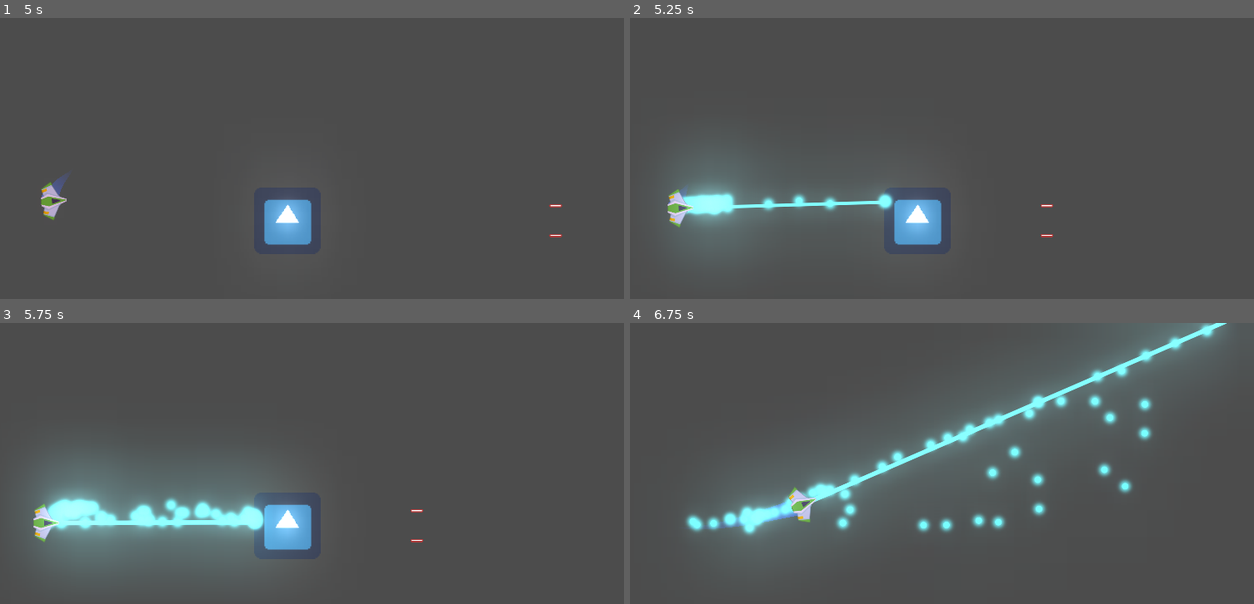
Above: before the commit, frames 1-4 (two rows, left to right).
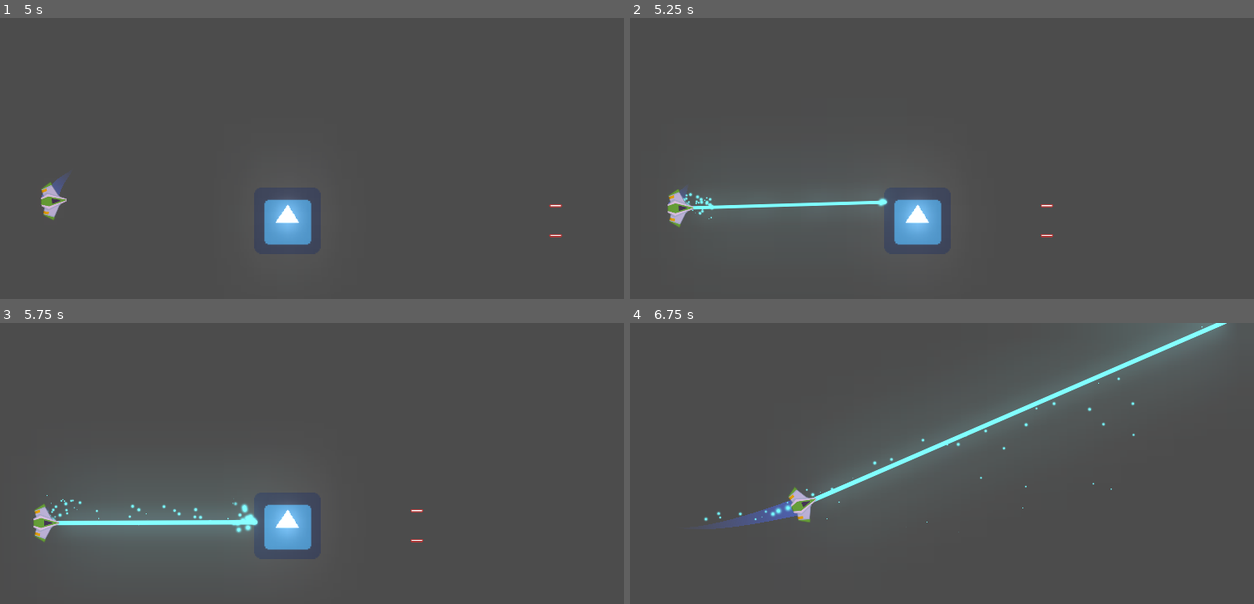
Above: after the commit, the same moments.

Repository: ismael29h/mete0rit0s-juego
Game: Godot game, scene res://Juego/Niveles/NivelTest.tscn
Same seed, same stepped clock (60 frames per second), same inputs: the game is played once before the commit and once after it. The engine's default icon, where the game draws it, is replaced by a stand-in: a white triangle on a blue panel in a dark square.
Inputs (mouse positions are in pixels of both pictures, inside the frame that each line leads up to):
- Up to frame 1 (5 s): move the mouse to (436, 186) at 0.52 s; hold W (mover_adelante) 0.53-1.28 s; hold Space (disparo_principal) 0.53-1.28 s; move the mouse to (156, 223) at 1.27 s; tap Shift (disparo_secundario) at 1.35 s; tap Enter at 2 s; move the mouse to (355, 121) at 2.02 s; hold A (mover_antihorario) 2.03-2.78 s; hold W (mover_adelante) 2.03-3.53 s; move the mouse to (255, 279) at 2.77 s; tap S (mover_atrás) at 2.85 s; move the mouse to (492, 262) at 3.52 s; hold D (mover_horario) 3.53-4.28 s; move the mouse to (93, 150) at 4.27 s; tap Space (disparo_principal) at 4.35 s
- Up to frame 2 (5.25 s): move the mouse to (954, 206) at 5.02 s; tap Shift (disparo_secundario) at 5.1 s
- Up to frame 3 (5.75 s): no input
- Up to frame 4 (6.75 s): move the mouse to (823, 415) at 5.77 s; hold W (mover_adelante) from 5.78 s (still down); tap A (mover_antihorario) at 5.85 s; move the mouse to (1066, 491) at 6.52 s; hold S (mover_atrás) from 6.53 s (still down)

Frame 1 is identical in both runs. In frame 2, 2.1% of the frame differs, in the area x 7-43%, y 55-77%; in frame 3, 6.3%; in frame 4, 6.4%, in the area x 8-94%, y 0-79%.

Commit message:
Láser y explosión del Player mejorado significativamente

Diff:
--- a/Juego/Explosiones/Explosion.tscn
+++ /dev/null
@@ -1,217 +0,0 @@
-[gd_scene load_steps=6 format=2]
-
-[ext_resource path="res://Juego/Explosiones/sparkle.png" type="Texture" id=1]
-[ext_resource path="res://Juego/Explosiones/ExplosionPlayer.ogg" type="AudioStream" id=2]
-[ext_resource path="res://Juego/Explosiones/puff.png" type="Texture" id=3]
-[ext_resource path="res://Juego/Explosiones/puff_smooth.png" type="Texture" id=5]
-
-[sub_resource type="Animation" id=17]
-length = 3.0
-step = 0.05
-tracks/0/type = "value"
-tracks/0/path = NodePath("FireBurstParticles2D:emitting")
-tracks/0/interp = 1
-tracks/0/loop_wrap = true
-tracks/0/imported = false
-tracks/0/enabled = true
-tracks/0/keys = {
-"times": PoolRealArray( 0, 0.5 ),
-"transitions": PoolRealArray( 1, 1 ),
-"update": 1,
-"values": [ true, false ]
-}
-tracks/1/type = "value"
-tracks/1/path = NodePath("SparkleParticles2D:emitting")
-tracks/1/interp = 1
-tracks/1/loop_wrap = true
-tracks/1/imported = false
-tracks/1/enabled = true
-tracks/1/keys = {
-"times": PoolRealArray( 0, 0.5 ),
-"transitions": PoolRealArray( 1, 1 ),
-"update": 1,
-"values": [ true, false ]
-}
-tracks/2/type = "value"
-tracks/2/path = NodePath("SmokeParticles2D:emitting")
-tracks/2/interp = 1
-tracks/2/loop_wrap = true
-tracks/2/imported = false
-tracks/2/enabled = true
-tracks/2/keys = {
-"times": PoolRealArray( 0, 0.5 ),
-"transitions": PoolRealArray( 1, 1 ),
-"update": 1,
-"values": [ true, false ]
-}
-tracks/3/type = "value"
-tracks/3/path = NodePath("FireTrails/FireTrailParticles2D5:emitting")
-tracks/3/interp = 1
-tracks/3/loop_wrap = true
-tracks/3/imported = false
-tracks/3/enabled = true
-tracks/3/keys = {
-"times": PoolRealArray( 0, 0.5 ),
-"transitions": PoolRealArray( 1, 1 ),
-"update": 1,
-"values": [ true, false ]
-}
-tracks/4/type = "value"
-tracks/4/path = NodePath("FireTrails/FireTrailParticles2D4:emitting")
-tracks/4/interp = 1
-tracks/4/loop_wrap = true
-tracks/4/imported = false
-tracks/4/enabled = true
-tracks/4/keys = {
-"times": PoolRealArray( 0.05, 0.55 ),
-"transitions": PoolRealArray( 1, 1 ),
-"update": 1,
-"values": [ true, false ]
-}
-tracks/5/type = "value"
-tracks/5/path = NodePath("FireTrails/FireTrailParticles2D3:emitting")
-tracks/5/interp = 1
-tracks/5/loop_wrap = true
-tracks/5/imported = false
-tracks/5/enabled = true
-tracks/5/keys = {
-"times": PoolRealArray( 0.1, 0.6 ),
-"transitions": PoolRealArray( 1, 1 ),
-"update": 1,
-"values": [ true, false ]
-}
-tracks/6/type = "value"
-tracks/6/path = NodePath("FireTrails/FireTrailParticles2D2:emitting")
-tracks/6/interp = 1
-tracks/6/loop_wrap = true
-tracks/6/imported = false
-tracks/6/enabled = true
-tracks/6/keys = {
-"times": PoolRealArray( 0.15, 0.65 ),
-"transitions": PoolRealArray( 1, 1 ),
-"update": 1,
-"values": [ true, false ]
-}
-tracks/7/type = "value"
-tracks/7/path = NodePath("FireTrails/FireTrailParticles2D:emitting")
-tracks/7/interp = 1
-tracks/7/loop_wrap = true
-tracks/7/imported = false
-tracks/7/enabled = true
-tracks/7/keys = {
-"times": PoolRealArray( 0, 0.5 ),
-"transitions": PoolRealArray( 1, 1 ),
-"update": 1,
-"values": [ true, false ]
-}
-tracks/8/type = "audio"
-tracks/8/path = NodePath("ExplosionSFX")
-tracks/8/interp = 1
-tracks/8/loop_wrap = true
-tracks/8/imported = false
-tracks/8/enabled = true
-tracks/8/keys = {
-"clips": [ {
-"end_offset": 0.0,
-"start_offset": 0.0,
-"stream": ExtResource( 2 )
-} ],
-"times": PoolRealArray( 0 )
-}
-
-[node name="Explosion" type="Node2D"]
-z_index = 1
-z_as_relative = false
-
-[node name="SmokeParticles2D" type="CPUParticles2D" parent="."]
-modulate = Color( 0.909804, 0.32549, 0.215686, 1 )
-amount = 32
-lifetime = 1.5
-preprocess = 0.6
-explosiveness = 0.6
-local_coords = false
-texture = ExtResource( 3 )
-gravity = Vector2( 0, 0 )
-initial_velocity = 10.0
-
-[node name="FireTrails" type="Node2D" parent="."]
-
-[node name="FireTrailParticles2D" type="CPUParticles2D" parent="FireTrails"]
-modulate = Color( 0.937255, 0.360784, 0.215686, 1 )
-amount = 50
-lifetime = 0.5
-randomness = 0.5
-local_coords = false
-texture = ExtResource( 5 )
-gravity = Vector2( 0, 0 )
-initial_velocity = 20.0
-
-[node name="FireTrailParticles2D2" type="CPUParticles2D" parent="FireTrails"]
-emitting = false
-amount = 50
-lifetime = 0.5
-randomness = 0.5
-local_coords = false
-draw_order = 1
-texture = ExtResource( 5 )
-initial_velocity = 10.0
-
-[node name="FireTrailParticles2D3" type="CPUParticles2D" parent="FireTrails"]
-modulate = Color( 0.94902, 0.376471, 0.215686, 1 )
-emitting = false
-amount = 50
-lifetime = 0.5
-randomness = 0.5
-local_coords = false
-draw_order = 1
-texture = ExtResource( 5 )
-initial_velocity = 10.0
-
-[node name="FireTrailParticles2D4" type="CPUParticles2D" parent="FireTrails"]
-modulate = Color( 0.980392, 0.443137, 0.219608, 1 )
-emitting = false
-amount = 50
-lifetime = 0.5
-randomness = 0.5
-local_coords = false
-draw_order = 1
-texture = ExtResource( 5 )
-initial_velocity = 10.0
-
-[node name="FireTrailParticles2D5" type="CPUParticles2D" parent="FireTrails"]
-modulate = Color( 0.996078, 0.694118, 0.286275, 1 )
-amount = 50
-lifetime = 0.5
-randomness = 0.5
-local_coords = false
-draw_order = 1
-texture = ExtResource( 5 )
-initial_velocity = 10.0
-
-[node name="FireBurstParticles2D" type="CPUParticles2D" parent="."]
-modulate = Color( 1, 0.788235, 0.309804, 1 )
-amount = 64
-lifetime = 0.5
-explosiveness = 0.3
-randomness = 1.0
-local_coords = false
-draw_order = 1
-texture = ExtResource( 3 )
-gravity = Vector2( 0, 0 )
-initial_velocity = 10.0
-
-[node name="SparkleParticles2D" type="CPUParticles2D" parent="."]
-modulate = Color( 1, 0.890196, 0.639216, 1 )
-amount = 32
-explosiveness = 0.2
-randomness = 1.0
-texture = ExtResource( 1 )
-gravity = Vector2( 0, 0 )
-initial_velocity = 10.0
-
-[node name="AnimationPlayer" type="AnimationPlayer" parent="."]
-autoplay = "Explode"
-anims/Explode = SubResource( 17 )
-
-[node name="ExplosionSFX" type="AudioStreamPlayer2D" parent="."]
-bus = "SFX"
--- /dev/null
+++ b/Juego/Explosiones/ExplosionPlayer/Explosion.tscn
@@ -0,0 +1,374 @@
+[gd_scene load_steps=22 format=2]
+
+[ext_resource path="res://Juego/Explosiones/ExplosionPlayer/sparkle.png" type="Texture" id=1]
+[ext_resource path="res://Juego/Explosiones/ExplosionPlayer/ExplosionPlayer.ogg" type="AudioStream" id=2]
+[ext_resource path="res://Juego/Explosiones/ExplosionPlayer/puff.png" type="Texture" id=3]
+[ext_resource path="res://Juego/Explosiones/ExplosionPlayer/puff_smooth.png" type="Texture" id=5]
+
+[sub_resource type="Curve" id=19]
+_data = [ Vector2( 0, 0.303681 ), 0.0, 3.96743, 0, 0, Vector2( 0.659357, 0.978528 ), -0.131135, -0.131135, 0, 0, Vector2( 0.998538, 0.56135 ), 0.0, 0.0, 0, 0 ]
+
+[sub_resource type="Gradient" id=18]
+offsets = PoolRealArray( 0.048, 0.91, 0.995 )
+colors = PoolColorArray( 0.227451, 0.215686, 0.215686, 1, 0.133333, 0.12549, 0.12549, 1, 0.133333, 0.12549, 0.12549, 0 )
+
+[sub_resource type="Curve" id=24]
+_data = [ Vector2( 0, 0.419515 ), 0.0, 2.46571, 0, 0, Vector2( 0.761364, 1 ), 0.0, 0.0, 0, 0, Vector2( 0.998737, 0.333625 ), 0.0, 0.0, 0, 0 ]
+
+[sub_resource type="Gradient" id=25]
+offsets = PoolRealArray( 0, 0.156, 0.505, 0.833, 1 )
+colors = PoolColorArray( 0.258824, 0.25098, 0.25098, 1, 0.721569, 0.117647, 0.117647, 1, 0.854902, 0.32549, 0.12549, 1, 1, 0.788235, 0.309804, 0.717647, 1, 1, 1, 0 )
+
+[sub_resource type="Curve" id=26]
+_data = [ Vector2( 0, 0.389571 ), 0.0, 2.80004, 0, 0, Vector2( 0.751263, 0.978528 ), 0.0, 0.0, 0, 0, Vector2( 0.993687, 0.365031 ), 0.0, 0.0, 0, 0 ]
+
+[sub_resource type="Gradient" id=27]
+offsets = PoolRealArray( 0, 0.156, 0.505, 0.833, 1 )
+colors = PoolColorArray( 0.258824, 0.25098, 0.25098, 1, 0.721569, 0.117647, 0.117647, 1, 0.854902, 0.32549, 0.12549, 1, 1, 0.788235, 0.309804, 0.717647, 1, 1, 1, 0 )
+
+[sub_resource type="Curve" id=28]
+_data = [ Vector2( 0, 0.380368 ), 0.0, 2.45615, 0, 0, Vector2( 0.761364, 1 ), 0.0, 0.0, 0, 0, Vector2( 0.998737, 0.380368 ), 0.0, 0.0, 0, 0 ]
+
+[sub_resource type="Gradient" id=29]
+offsets = PoolRealArray( 0, 0.156, 0.505, 0.833, 1 )
+colors = PoolColorArray( 0.258824, 0.25098, 0.25098, 1, 0.721569, 0.117647, 0.117647, 1, 0.854902, 0.32549, 0.12549, 1, 1, 0.788235, 0.309804, 0.717647, 1, 1, 1, 0 )
+
+[sub_resource type="Curve" id=30]
+_data = [ Vector2( 0, 0.395706 ), 0.0, 2.55731, 0, 0, Vector2( 0.761364, 1 ), 0.0, 0.0, 0, 0, Vector2( 1, 0.395706 ), 0.0, 0.0, 0, 0 ]
+
+[sub_resource type="Gradient" id=31]
+offsets = PoolRealArray( 0, 0.156, 0.505, 0.833, 1 )
+colors = PoolColorArray( 0.258824, 0.25098, 0.25098, 1, 0.721569, 0.117647, 0.117647, 1, 0.854902, 0.32549, 0.12549, 1, 1, 0.788235, 0.309804, 0.717647, 1, 1, 1, 0 )
+
+[sub_resource type="Curve" id=32]
+_data = [ Vector2( 0.00378788, 0.361963 ), 0.0, 2.65031, 0, 0, Vector2( 0.751263, 1 ), 0.0, 0.0, 0, 0, Vector2( 0.998737, 0.325153 ), -0.694128, 0.0, 0, 0 ]
+
+[sub_resource type="Gradient" id=33]
+offsets = PoolRealArray( 0, 0.156, 0.505, 0.833, 1 )
+colors = PoolColorArray( 0.258824, 0.25098, 0.25098, 1, 0.721569, 0.117647, 0.117647, 1, 0.854902, 0.32549, 0.12549, 1, 1, 0.788235, 0.309804, 0.717647, 1, 1, 1, 0 )
+
+[sub_resource type="Curve" id=20]
+_data = [ Vector2( 0, 0 ), 0.0, 10.4131, 0, 0, Vector2( 0.25, 0.98773 ), 0.149869, 0.149869, 0, 0, Vector2( 0.998538, 0.00613499 ), 0.0, 0.0, 0, 0 ]
+
+[sub_resource type="Gradient" id=21]
+offsets = PoolRealArray( 0, 1.18145e-35, 0.256, 0.596, 1 )
+colors = PoolColorArray( 0.831373, 0.219608, 0.219608, 0, 0.831373, 0.219608, 0.219608, 1, 0.980392, 0.419608, 0.211765, 1, 1, 0.788235, 0.309804, 1, 1, 1, 1, 1 )
+
+[sub_resource type="Curve" id=22]
+_data = [ Vector2( 0, 0.0337423 ), 0.0, 0.0, 0, 0, Vector2( 0.493687, 1 ), 0.0, 0.0, 0, 0, Vector2( 0.998737, 0.0214725 ), 0.0, 0.0, 0, 0 ]
+
+[sub_resource type="Gradient" id=23]
+offsets = PoolRealArray( 0, 0.131, 0.345, 0.607, 1 )
+colors = PoolColorArray( 1, 1, 1, 1, 1, 0.647059, 0.164706, 1, 1, 0.47451, 0.137255, 1, 0.890196, 0.176471, 0.176471, 1, 0.203922, 0.203922, 0.203922, 1 )
+
+[sub_resource type="Animation" id=17]
+length = 3.0
+step = 0.05
+tracks/0/type = "value"
+tracks/0/path = NodePath("FireBurstParticles2D:emitting")
+tracks/0/interp = 1
+tracks/0/loop_wrap = true
+tracks/0/imported = false
+tracks/0/enabled = true
+tracks/0/keys = {
+"times": PoolRealArray( 0, 0.5 ),
+"transitions": PoolRealArray( 1, 1 ),
+"update": 1,
+"values": [ true, false ]
+}
+tracks/1/type = "value"
+tracks/1/path = NodePath("SparkleParticles2D:emitting")
+tracks/1/interp = 1
+tracks/1/loop_wrap = true
+tracks/1/imported = false
+tracks/1/enabled = true
+tracks/1/keys = {
+"times": PoolRealArray( 0, 0.5 ),
+"transitions": PoolRealArray( 1, 1 ),
+"update": 1,
+"values": [ true, false ]
+}
+tracks/2/type = "value"
+tracks/2/path = NodePath("SmokeParticles2D:emitting")
+tracks/2/interp = 1
+tracks/2/loop_wrap = true
+tracks/2/imported = false
+tracks/2/enabled = true
+tracks/2/keys = {
+"times": PoolRealArray( 0, 0.5 ),
+"transitions": PoolRealArray( 1, 1 ),
+"update": 1,
+"values": [ true, false ]
+}
+tracks/3/type = "value"
+tracks/3/path = NodePath("FireTrails/FireTrailParticles2D5:emitting")
+tracks/3/interp = 1
+tracks/3/loop_wrap = true
+tracks/3/imported = false
+tracks/3/enabled = true
+tracks/3/keys = {
+"times": PoolRealArray( 0, 0.5 ),
+"transitions": PoolRealArray( 1, 1 ),
+"update": 1,
+"values": [ true, false ]
+}
+tracks/4/type = "value"
+tracks/4/path = NodePath("FireTrails/FireTrailParticles2D4:emitting")
+tracks/4/interp = 1
+tracks/4/loop_wrap = true
+tracks/4/imported = false
+tracks/4/enabled = true
+tracks/4/keys = {
+"times": PoolRealArray( 0.05, 0.55 ),
+"transitions": PoolRealArray( 1, 1 ),
+"update": 1,
+"values": [ true, false ]
+}
+tracks/5/type = "value"
+tracks/5/path = NodePath("FireTrails/FireTrailParticles2D3:emitting")
+tracks/5/interp = 1
+tracks/5/loop_wrap = true
+tracks/5/imported = false
+tracks/5/enabled = true
+tracks/5/keys = {
+"times": PoolRealArray( 0.1, 0.6 ),
+"transitions": PoolRealArray( 1, 1 ),
+"update": 1,
+"values": [ true, false ]
+}
+tracks/6/type = "value"
+tracks/6/path = NodePath("FireTrails/FireTrailParticles2D2:emitting")
+tracks/6/interp = 1
+tracks/6/loop_wrap = true
+tracks/6/imported = false
+tracks/6/enabled = true
+tracks/6/keys = {
+"times": PoolRealArray( 0.15, 0.65 ),
+"transitions": PoolRealArray( 1, 1 ),
+"update": 1,
+"values": [ true, false ]
+}
+tracks/7/type = "value"
+tracks/7/path = NodePath("FireTrails/FireTrailParticles2D:emitting")
+tracks/7/interp = 1
+tracks/7/loop_wrap = true
+tracks/7/imported = false
+tracks/7/enabled = true
+tracks/7/keys = {
+"times": PoolRealArray( 0, 0.5 ),
+"transitions": PoolRealArray( 1, 1 ),
+"update": 1,
+"values": [ true, false ]
+}
+tracks/8/type = "audio"
+tracks/8/path = NodePath("ExplosionSFX")
+tracks/8/interp = 1
+tracks/8/loop_wrap = true
+tracks/8/imported = false
+tracks/8/enabled = true
+tracks/8/keys = {
+"clips": [ {
+"end_offset": 0.0,
+"start_offset": 0.0,
+"stream": ExtResource( 2 )
+} ],
+"times": PoolRealArray( 0 )
+}
+
+[node name="Explosion" type="Node2D"]
+scale = Vector2( 0.5, 0.5 )
+z_index = 1
+z_as_relative = false
+
+[node name="SmokeParticles2D" type="CPUParticles2D" parent="."]
+amount = 16
+lifetime = 3.0
+preprocess = 0.6
+explosiveness = 0.6
+local_coords = false
+texture = ExtResource( 3 )
+emission_shape = 1
+emission_sphere_radius = 40.0
+spread = 180.0
+gravity = Vector2( 0, 0 )
+initial_velocity = 80.0
+initial_velocity_random = 0.6
+angular_velocity = 40.0
+damping = 40.0
+damping_random = 0.5
+angle = 360.0
+angle_random = 1.0
+angle_curve = SubResource( 19 )
+scale_amount = 2.6
+scale_amount_random = 0.5
+color_ramp = SubResource( 18 )
+
+[node name="FireTrails" type="Node2D" parent="."]
+
+[node name="FireTrailParticles2D" type="CPUParticles2D" parent="FireTrails"]
+modulate = Color( 1.2, 1.2, 1.2, 1 )
+amount = 50
+lifetime = 0.5
+randomness = 0.5
+local_coords = false
+texture = ExtResource( 5 )
+emission_shape = 1
+emission_sphere_radius = 15.0
+spread = 180.0
+gravity = Vector2( 0, 0 )
+initial_velocity = 1000.0
+initial_velocity_random = 0.4
+tangential_accel = 1000.0
+tangential_accel_random = 1.0
+damping = 1500.0
+scale_amount = 0.2
+scale_amount_random = 0.2
+scale_amount_curve = SubResource( 24 )
+color_ramp = SubResource( 25 )
+
+[node name="FireTrailParticles2D2" type="CPUParticles2D" parent="FireTrails"]
+modulate = Color( 1.2, 1.2, 1.2, 1 )
+amount = 50
+lifetime = 0.5
+randomness = 0.5
+local_coords = false
+draw_order = 1
+texture = ExtResource( 5 )
+emission_shape = 1
+emission_sphere_radius = 15.0
+spread = 180.0
+gravity = Vector2( 0, 0 )
+initial_velocity = 1000.0
+initial_velocity_random = 0.4
+orbit_velocity = 0.3
+orbit_velocity_random = 1.0
+tangential_accel = 1000.0
+tangential_accel_random = 1.0
+damping = 1500.0
+scale_amount = 0.2
+scale_amount_random = 0.2
+scale_amount_curve = SubResource( 26 )
+color_ramp = SubResource( 27 )
+
+[node name="FireTrailParticles2D3" type="CPUParticles2D" parent="FireTrails"]
+modulate = Color( 1.2, 1.2, 1.2, 1 )
+amount = 50
+lifetime = 0.5
+randomness = 0.5
+local_coords = false
+draw_order = 1
+texture = ExtResource( 5 )
+emission_shape = 1
+emission_sphere_radius = 15.0
+spread = 180.0
+gravity = Vector2( 0, 0 )
+initial_velocity = 1000.0
+initial_velocity_random = 0.4
+orbit_velocity = 0.3
+orbit_velocity_random = 1.0
+tangential_accel = 1000.0
+tangential_accel_random = 1.0
+damping = 1500.0
+scale_amount = 0.2
+scale_amount_random = 0.2
+scale_amount_curve = SubResource( 28 )
+color_ramp = SubResource( 29 )
+
+[node name="FireTrailParticles2D4" type="CPUParticles2D" parent="FireTrails"]
+modulate = Color( 1.2, 1.2, 1.2, 1 )
+amount = 50
+lifetime = 0.5
+randomness = 0.5
+local_coords = false
+draw_order = 1
+texture = ExtResource( 5 )
+emission_shape = 1
+emission_sphere_radius = 15.0
+spread = 180.0
+gravity = Vector2( 0, 0 )
+initial_velocity = 1000.0
+initial_velocity_random = 0.4
+orbit_velocity = 0.3
+orbit_velocity_random = 1.0
+tangential_accel = 1000.0
+tangential_accel_random = 1.0
+damping = 1500.0
+scale_amount = 0.2
+scale_amount_random = 0.2
+scale_amount_curve = SubResource( 30 )
+color_ramp = SubResource( 31 )
+
+[node name="FireTrailParticles2D5" type="CPUParticles2D" parent="FireTrails"]
+modulate = Color( 1.2, 1.2, 1.2, 1 )
+amount = 50
+lifetime = 0.5
+randomness = 0.5
+local_coords = false
+draw_order = 1
+texture = ExtResource( 5 )
+emission_shape = 1
+emission_sphere_radius = 15.0
+spread = 180.0
+gravity = Vector2( 0, 0 )
+initial_velocity = 1000.0
+initial_velocity_random = 0.4
+orbit_velocity = 0.3
+orbit_velocity_random = 1.0
+tangential_accel = 1000.0
+tangential_accel_random = 1.0
+damping = 1500.0
+scale_amount = 0.2
+scale_amount_random = 0.2
+scale_amount_curve = SubResource( 32 )
+color_ramp = SubResource( 33 )
+
+[node name="FireBurstParticles2D" type="CPUParticles2D" parent="."]
+modulate = Color( 1.2, 1.2, 1.2, 1 )
+amount = 64
+lifetime = 0.5
+explosiveness = 0.3
+randomness = 1.0
+local_coords = false
+draw_order = 1
+texture = ExtResource( 3 )
+spread = 180.0
+gravity = Vector2( 0, 0 )
+initial_velocity = 350.0
+initial_velocity_random = 0.5
+angular_velocity = 80.0
+angular_velocity_random = 0.8
+damping = 100.0
+damping_random = 0.85
+angle = 220.0
+angle_random = 1.0
+scale_amount = 2.0
+scale_amount_random = 0.2
+scale_amount_curve = SubResource( 20 )
+color_ramp = SubResource( 21 )
+
+[node name="SparkleParticles2D" type="CPUParticles2D" parent="."]
+modulate = Color( 1.2, 1.2, 1.2, 1 )
+position = Vector2( -9, -4 )
+amount = 32
+explosiveness = 0.2
+randomness = 1.0
+lifetime_randomness = 0.6
+texture = ExtResource( 1 )
+emission_shape = 1
+emission_sphere_radius = 50.0
+spread = 180.0
+gravity = Vector2( 0, 0 )
+radial_accel = 200.0
+radial_accel_random = 0.3
+tangential_accel = 100.0
+scale_amount = 0.1
+scale_amount_random = 0.3
+scale_amount_curve = SubResource( 22 )
+color_ramp = SubResource( 23 )
+
+[node name="AnimationPlayer" type="AnimationPlayer" parent="."]
+autoplay = "Explode"
+anims/Explode = SubResource( 17 )
+
+[node name="ExplosionSFX" type="AudioStreamPlayer2D" parent="."]
+bus = "SFX"
--- a/Juego/Naves/Player/Player.tscn
+++ b/Juego/Naves/Player/Player.tscn
@@ -4,7 +4,7 @@
 [ext_resource path="res://Juego/Naves/Player/Player.gd" type="Script" id=2]
 [ext_resource path="res://Juego/Proyectiles/Canion.tscn" type="PackedScene" id=3]
 [ext_resource path="res://Juego/Naves/Player/Estela/Trail2D.tscn" type="PackedScene" id=4]
-[ext_resource path="res://Juego/Proyectiles/LaserBeam2D.tscn" type="PackedScene" id=5]
+[ext_resource path="res://Juego/Proyectiles/LaserBeam/LaserBeam2D.tscn" type="PackedScene" id=5]
 [ext_resource path="res://Juego/Sonidos/Audio/PlayerMotor.ogg" type="AudioStream" id=6]
 [ext_resource path="res://Juego/Naves/Player/MotorSFX.gd" type="Script" id=7]
 [ext_resource path="res://Juego/Sonidos/Audio/PlayerImpacto.ogg" type="AudioStream" id=8]
--- a/Juego/Niveles/NivelTest.tscn
+++ b/Juego/Niveles/NivelTest.tscn
@@ -3,7 +3,7 @@
 [ext_resource path="res://Juego/Naves/Player/Player.tscn" type="PackedScene" id=1]
 [ext_resource path="res://Juego/Niveles/Nivel.gd" type="Script" id=2]
 [ext_resource path="res://default_env.tres" type="Environment" id=3]
-[ext_resource path="res://Juego/Explosiones/Explosion.tscn" type="PackedScene" id=4]
+[ext_resource path="res://Juego/Explosiones/ExplosionPlayer/Explosion.tscn" type="PackedScene" id=4]
 [ext_resource path="res://Juego/Test/EnemigoDummy.tscn" type="PackedScene" id=5]
 
 [node name="NivelTest" type="Node2D"]
--- /dev/null
+++ b/Juego/Objetos/Meteoritos/Meteorito.tscn
@@ -0,0 +1,7 @@
+[gd_scene format=2]
+
+[node name="Meteorito" type="RigidBody2D"]
+
+[node name="Sprite" type="Sprite" parent="."]
+
+[node name="CollisionShape2D" type="CollisionShape2D" parent="."]
--- a/Juego/Proyectiles/LaserBeam2D.tscn
+++ b/Juego/Proyectiles/LaserBeam/LaserBeam2D.tscn
@@ -1,12 +1,27 @@
-[gd_scene load_steps=4 format=2]
+[gd_scene load_steps=9 format=2]
 
-[ext_resource path="res://Juego/Proyectiles/LaserBeam2D.gd" type="Script" id=1]
-[ext_resource path="res://Juego/Proyectiles/glowing_circle.png" type="Texture" id=2]
+[ext_resource path="res://Juego/Proyectiles/LaserBeam/LaserBeam2D.gd" type="Script" id=1]
+[ext_resource path="res://Juego/Proyectiles/LaserBeam/glowing_circle.png" type="Texture" id=2]
 [ext_resource path="res://Juego/Sonidos/Audio/PlayerLaserSecundario.ogg" type="AudioStream" id=3]
 
+[sub_resource type="Curve" id=1]
+_data = [ Vector2( 0.496073, 1 ), 0.0, -3.72995, 0, 0, Vector2( 0.993455, 0.0344725 ), 0.0, 0.0, 0, 0 ]
+
+[sub_resource type="Gradient" id=2]
+offsets = PoolRealArray( 0.583, 1 )
+colors = PoolColorArray( 1, 1, 1, 1, 1, 1, 1, 0 )
+
+[sub_resource type="Curve" id=3]
+_data = [ Vector2( 0, 0.0291935 ), 0.0, 0.0, 0, 0, Vector2( 0.501309, 1 ), 0.0, 0.0, 0, 0, Vector2( 0.993455, 0.00465357 ), 0.0, 0.0, 0, 0 ]
+
+[sub_resource type="Curve" id=4]
+_data = [ Vector2( 0.501309, 1 ), 0.0, 0.0, 0, 0, Vector2( 1, 0.0214723 ), 0.0, 0.0, 0, 0 ]
+
+[sub_resource type="Gradient" id=5]
+offsets = PoolRealArray( 0.583, 1 )
+colors = PoolColorArray( 1, 1, 1, 1, 1, 1, 1, 0 )
+
 [node name="LaserBeam2D" type="RayCast2D"]
-z_index = 41
-z_as_relative = false
 enabled = true
 cast_to = Vector2( 0, 0 )
 collision_mask = 6
@@ -32,9 +47,10 @@
 local_coords = false
 texture = ExtResource( 2 )
 gravity = Vector2( 0, 0 )
-initial_velocity = 25.0
-initial_velocity_random = 1.0
-angular_velocity = 720.0
+initial_velocity = 100.0
+scale_amount = 0.5
+scale_amount_curve = SubResource( 1 )
+color_ramp = SubResource( 2 )
 
 [node name="BeamParticles2D" type="CPUParticles2D" parent="."]
 modulate = Color( 1.5, 1.5, 1.5, 1 )
@@ -46,11 +62,16 @@
 draw_order = 1
 texture = ExtResource( 2 )
 emission_shape = 2
-emission_rect_extents = Vector2( 1, 1 )
+emission_rect_extents = Vector2( 60, 20 )
+flag_align_y = true
+direction = Vector2( -1, 0 )
+spread = 0.0
 gravity = Vector2( 0, 0 )
-initial_velocity = 25.0
-initial_velocity_random = 1.0
-angular_velocity = 720.0
+initial_velocity = 30.0
+tangential_accel = 100.0
+tangential_accel_random = 1.0
+scale_amount = 0.3
+scale_amount_curve = SubResource( 3 )
 
 [node name="CollisionParticles2D" type="CPUParticles2D" parent="."]
 modulate = Color( 1.5, 1.5, 1.5, 1 )
@@ -60,10 +81,12 @@
 lifetime = 0.3
 local_coords = false
 texture = ExtResource( 2 )
+spread = 50.0
 gravity = Vector2( 0, 0 )
-initial_velocity = 25.0
-initial_velocity_random = 1.0
-angular_velocity = 720.0
+initial_velocity = 300.0
+scale_amount = 0.5
+scale_amount_curve = SubResource( 4 )
+color_ramp = SubResource( 5 )
 
 [node name="Tween" type="Tween" parent="."]
 
--- a/project.godot
+++ b/project.godot
@@ -44,10 +44,10 @@
 "language": "GDScript",
 "path": "res://Juego/Proyectiles/Proyectil.gd"
 }, {
-"base": "RayCast2D",
+"base": "Reference",
 "class": "RayoLaser",
 "language": "GDScript",
-"path": "res://Juego/Proyectiles/LaserBeam2D.gd"
+"path": "res://Juego/Proyectiles/LaserBeam/LaserBeam2D.gd"
 } ]
 _global_script_class_icons={
 "Canion": "",
Not shown, removed: Juego/Explosiones/ExplosionPlayer.ogg.import
Not shown, added: Juego/Explosiones/ExplosionPlayer/ExplosionPlayer.ogg.import
Renamed: Juego/Explosiones/puff.png -> Juego/Explosiones/ExplosionPlayer/puff.png
Not shown, changed: Juego/Explosiones/ExplosionPlayer/puff.png.import
Renamed: Juego/Explosiones/puff_smooth.png -> Juego/Explosiones/ExplosionPlayer/puff_smooth.png
Not shown, changed: Juego/Explosiones/ExplosionPlayer/puff_smooth.png.import
Renamed: Juego/Explosiones/sparkle.png -> Juego/Explosiones/ExplosionPlayer/sparkle.png
Not shown, changed: Juego/Explosiones/ExplosionPlayer/sparkle.png.import
Binary file added: Juego/Objetos/Meteoritos/meteorBrown_big4.png
Not shown, added: Juego/Objetos/Meteoritos/meteorBrown_big4.png.import
Renamed: Juego/Proyectiles/LaserBeam2D.gd -> Juego/Proyectiles/LaserBeam/LaserBeam2D.gd
Renamed: Juego/Proyectiles/glowing_circle.png -> Juego/Proyectiles/LaserBeam/glowing_circle.png
(and 2 more such lines)
